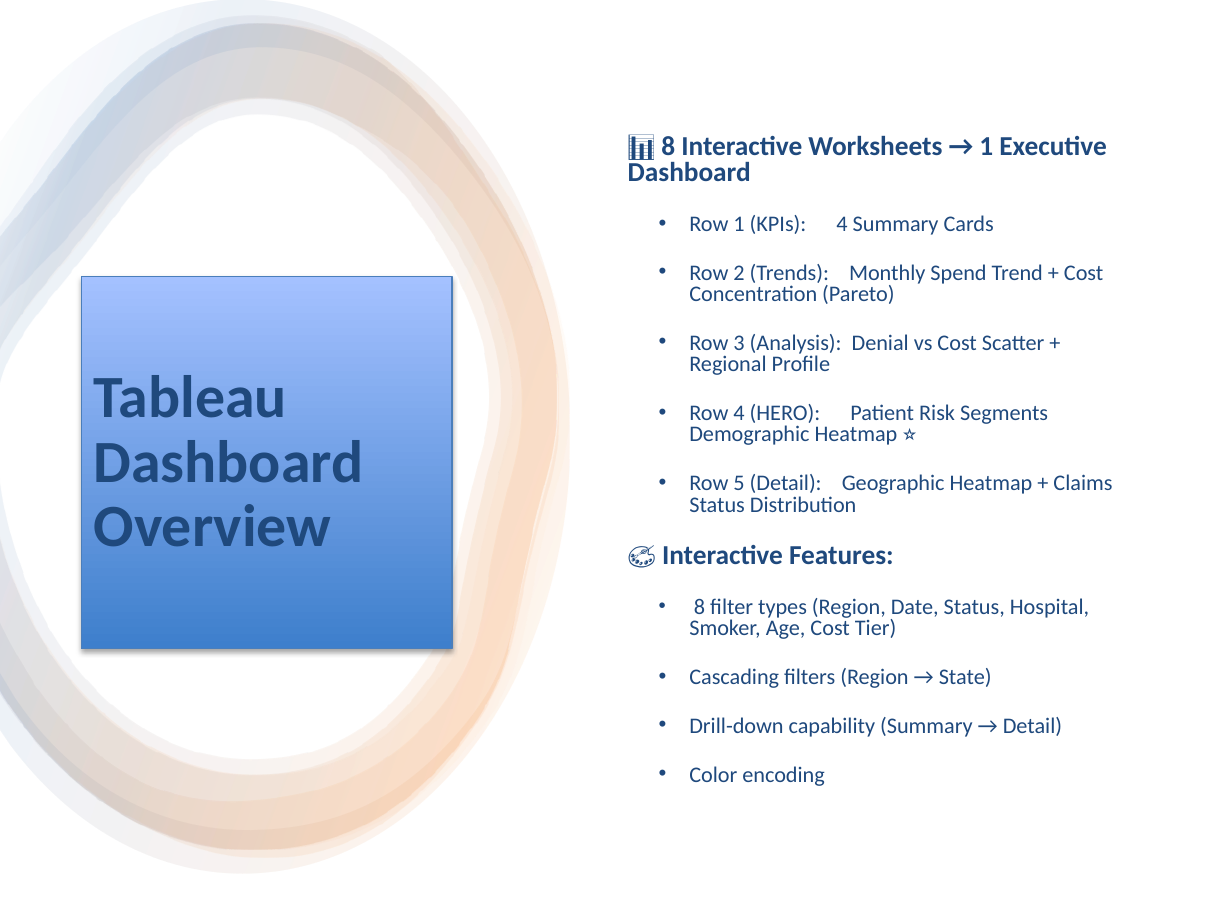
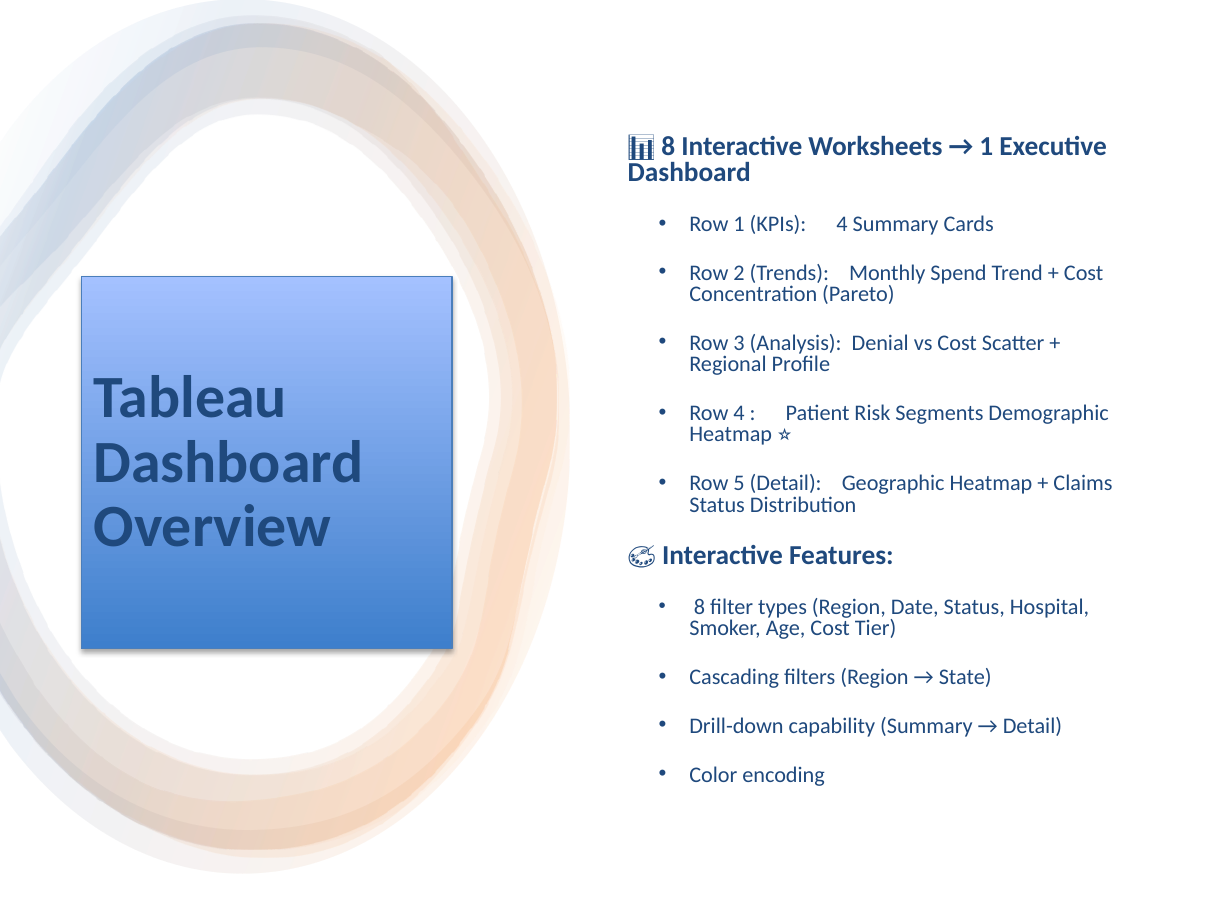
Before and after one commit to chandanaks2010-dev/Healthcare-Insurance-Claim-Analysis-And-Denial-Patterns-Dashboard, a slide deck: slide 7 of report/Healthcare_Insurance_Dashboard_Presentation.pptx (slide 5 before the commit). Drawn at 1232x924 pixels with LibreOffice and Linux fonts; fonts in the diff are those of the drawing. Boxes give left, top, right and bottom in pixels: in the first picture for what was removed or moved away, otherwise in the second. Text is boxed around its words. In the diff, an @@ line names an element or a change of style, - is before the commit and + after.

```diff
--- a/report/Healthcare_Insurance_Dashboard_Presentation.pptx
+++ b/report/Healthcare_Insurance_Dashboard_Presentation.pptx
@@ text at (689, 404, 1108, 445): text changed @@
-  • Row 4 (HERO): Patient Risk Segments Demographic Heatmap ⭐
+  • Row 4 : Patient Risk Segments Demographic Heatmap ⭐
```
Also in this commit, not shown: 2 slides added, 5 other files.
